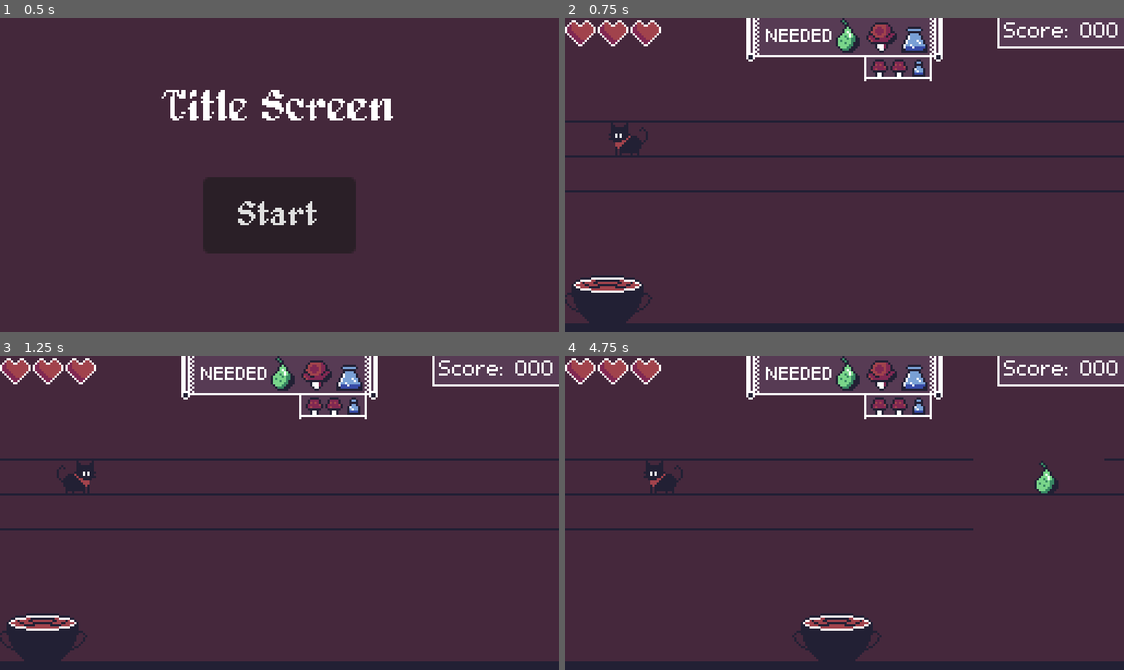
Above: before the commit, frames 1-4 (two rows, left to right).
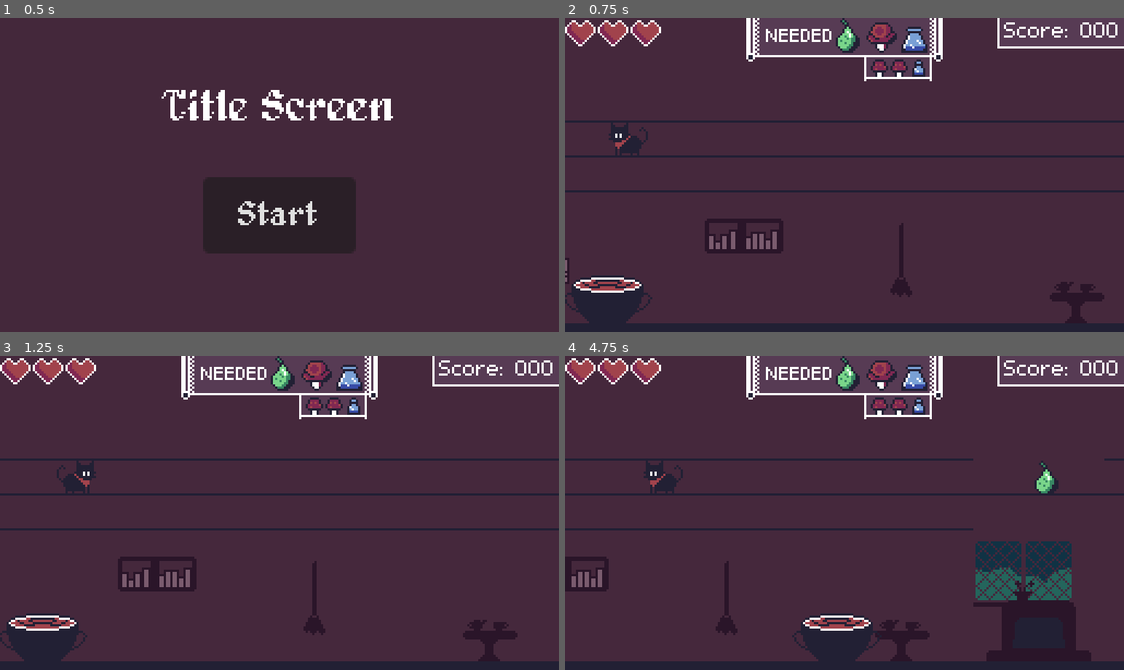
Above: after the commit, the same moments.

Repository: Bazooh/BlackCatJam
Game: Godot game, scene res://ui/menu.tscn
The game is run twice, just before and just after one commit, with the same random seed, the same clock (stepped at 60 frames per second) and the same inputs.
Inputs:
- Up to frame 1 (0.5 s): no input
- Up to frame 2 (0.75 s): click "Start" at 0.5 s
- Up to frame 3 (1.25 s): no input
- Up to frame 4 (4.75 s): hold Right (right) 1.28-2.03 s; hold S (down) 2.03-2.78 s; hold Right (right) 2.78-3.53 s; hold W (up) 3.53-4.28 s; hold A (left) from 4.28 s (still down)

Frame 1 is identical in both runs. In frame 2, 2.1% of the frame differs, in the area x 0-97%, y 63-98%; in frame 3, 2.0%; in frame 4, 6.7%, in the area x 0-95%, y 59-98%.

Commit message:
Decor + Bomb sprites

Diff:
--- a/entities/bomb.gd
+++ b/entities/bomb.gd
@@ -1,5 +1,6 @@
 class_name Bomb extends Area2D
 
+@onready var explosion: AnimatedSprite2D = $Explosion
 
 signal _physics_process_signal
 
@@ -23,4 +24,6 @@
 					if entity is Witch:
 						Game.witch.lose_life()
 
+	explosion.play()
+	await explosion.animation_finished
 	queue_free()
--- a/entities/bomb.tscn
+++ b/entities/bomb.tscn
@@ -1,18 +1,77 @@
-[gd_scene load_steps=4 format=3 uid="uid://bpb4yfso6j18e"]
+[gd_scene load_steps=12 format=3 uid="uid://bpb4yfso6j18e"]
 
 [ext_resource type="Script" path="res://entities/bomb.gd" id="1_fl0yf"]
-[ext_resource type="Texture2D" uid="uid://u3baaex6yseh" path="res://icon.svg" id="2_ytqd5"]
+[ext_resource type="Texture2D" uid="uid://drvr3cvwe7il8" path="res://art/items/Explosion.png" id="3_lf5ey"]
 
 [sub_resource type="CircleShape2D" id="CircleShape2D_pr2vy"]
-radius = 40.0125
+radius = 22.0
+
+[sub_resource type="AtlasTexture" id="AtlasTexture_3qdo2"]
+atlas = ExtResource("3_lf5ey")
+region = Rect2(0, 0, 60, 60)
+
+[sub_resource type="AtlasTexture" id="AtlasTexture_xynne"]
+atlas = ExtResource("3_lf5ey")
+region = Rect2(60, 0, 60, 60)
+
+[sub_resource type="AtlasTexture" id="AtlasTexture_lk5w7"]
+atlas = ExtResource("3_lf5ey")
+region = Rect2(120, 0, 60, 60)
+
+[sub_resource type="AtlasTexture" id="AtlasTexture_ebu07"]
+atlas = ExtResource("3_lf5ey")
+region = Rect2(180, 0, 60, 60)
+
+[sub_resource type="AtlasTexture" id="AtlasTexture_qqsc2"]
+atlas = ExtResource("3_lf5ey")
+region = Rect2(240, 0, 60, 60)
+
+[sub_resource type="AtlasTexture" id="AtlasTexture_q86tc"]
+atlas = ExtResource("3_lf5ey")
+region = Rect2(300, 0, 60, 60)
+
+[sub_resource type="AtlasTexture" id="AtlasTexture_fbg5f"]
+atlas = ExtResource("3_lf5ey")
+region = Rect2(360, 0, 60, 60)
+
+[sub_resource type="SpriteFrames" id="SpriteFrames_espj7"]
+animations = [{
+"frames": [{
+"duration": 1.0,
+"texture": SubResource("AtlasTexture_3qdo2")
+}, {
+"duration": 1.0,
+"texture": SubResource("AtlasTexture_xynne")
+}, {
+"duration": 1.0,
+"texture": SubResource("AtlasTexture_lk5w7")
+}, {
+"duration": 1.0,
+"texture": SubResource("AtlasTexture_ebu07")
+}, {
+"duration": 1.0,
+"texture": SubResource("AtlasTexture_qqsc2")
+}, {
+"duration": 1.0,
+"texture": SubResource("AtlasTexture_q86tc")
+}, {
+"duration": 1.0,
+"texture": SubResource("AtlasTexture_fbg5f")
+}],
+"loop": false,
+"name": &"default",
+"speed": 16.0
+}]
 
 [node name="Bomb" type="Area2D"]
 script = ExtResource("1_fl0yf")
 
 [node name="CollisionShape2D" type="CollisionShape2D" parent="."]
+position = Vector2(0, -13)
 shape = SubResource("CircleShape2D_pr2vy")
 
-[node name="Sprite2D" type="Sprite2D" parent="."]
-position = Vector2(-0.5, 2)
-scale = Vector2(0.460938, 0.421875)
-texture = ExtResource("2_ytqd5")
+[node name="Explosion" type="AnimatedSprite2D" parent="."]
+position = Vector2(0, -13)
+sprite_frames = SubResource("SpriteFrames_espj7")
+frame = 6
+frame_progress = 1.0
--- a/entities/items/utility/bomb.tscn
+++ b/entities/items/utility/bomb.tscn
@@ -1,14 +1,13 @@
 [gd_scene load_steps=4 format=3 uid="uid://dyt4b0nca25os"]
 
 [ext_resource type="PackedScene" uid="uid://dmjvmc6ltdaiu" path="res://entities/items/item.tscn" id="1_wewcm"]
-[ext_resource type="Texture2D" uid="uid://u3baaex6yseh" path="res://icon.svg" id="2_2cync"]
+[ext_resource type="Texture2D" uid="uid://b30u6q0ce4kx3" path="res://art/items/Bomb.png" id="2_d34mo"]
 [ext_resource type="Script" path="res://entities/items/effects/bomb.gd" id="2_ub6yp"]
 
 [node name="Bomb" instance=ExtResource("1_wewcm")]
 
 [node name="Sprite" parent="." index="0"]
-scale = Vector2(0.2, 0.2)
-texture = ExtResource("2_2cync")
+texture = ExtResource("2_d34mo")
 
 [node name="Bomb" type="Node" parent="Effects" index="1"]
 script = ExtResource("2_ub6yp")
--- /dev/null
+++ b/level/Background.gd
@@ -0,0 +1,41 @@
+extends Node2D
+
+@export var decor_density = 0.9
+
+var possible_decor : Array[PackedScene] = []
+@export var decor_offset : float = 10
+@export var floor_y = 140
+
+@export var decor_gap = 30
+
+
+func _ready():
+	for file in DirAccess.get_files_at("res://level/decor/"):
+		var decor: PackedScene = load("res://level/decor/" + file)
+		possible_decor.append(decor)
+
+func get_random_decor() -> PackedScene:
+	return possible_decor.pick_random()
+
+func generate_decor(x_pos: float, level_generator: LevelGenerator):
+	if not is_node_ready():
+		await ready
+
+	if possible_decor.size() == 0:
+		return
+
+
+	if decor_density == 0:
+		return
+
+	var current_x : float = 0
+
+	while current_x < level_generator.chunk_length * level_generator.platform_size:
+		if randf() < decor_density:
+			var decor : Decor = get_random_decor().instantiate() as Decor
+			decor.position.x = x_pos + current_x
+			decor.position.y = floor_y
+			decor.speed = level_generator.speed
+			get_tree().root.add_child(decor)
+			current_x += decor.sprite.get_rect().size.x
+		current_x += decor_gap + randf_range(0, 1) * decor_offset
--- /dev/null
+++ b/level/decor.gd
@@ -0,0 +1,16 @@
+class_name Decor extends Node2D
+
+@onready var sprite: Sprite2D = $Sprite
+@export var can_flip: bool = false
+
+var speed : float
+
+func _ready():
+	if can_flip and randf() < 0.5:
+		sprite.flip_h = true
+
+func _process(delta):
+	position.x -= speed * delta
+
+	if global_position.x < -sprite.get_rect().size.x / 2:
+		queue_free()
--- /dev/null
+++ b/level/decor.tscn
@@ -0,0 +1,12 @@
+[gd_scene load_steps=3 format=3 uid="uid://b3xiwobkvriq6"]
+
+[ext_resource type="Script" path="res://level/decor.gd" id="1_jfnnw"]
+[ext_resource type="Texture2D" uid="uid://dh57ubmh3qwk6" path="res://art/decor/decor_table.png" id="2_ykihq"]
+
+[node name="Decor" type="Node2D"]
+z_index = -1
+script = ExtResource("1_jfnnw")
+
+[node name="Sprite" type="Sprite2D" parent="."]
+position = Vector2(0, -10)
+texture = ExtResource("2_ykihq")
--- /dev/null
+++ b/level/decor/decor_broom.tscn
@@ -0,0 +1,10 @@
+[gd_scene load_steps=3 format=3 uid="uid://ck02d6sghcclj"]
+
+[ext_resource type="PackedScene" uid="uid://b3xiwobkvriq6" path="res://level/decor.tscn" id="1_lupmp"]
+[ext_resource type="Texture2D" uid="uid://dgqhr6gq4cs3e" path="res://art/decor/decor_broom.png" id="2_56uld"]
+
+[node name="Decor" instance=ExtResource("1_lupmp")]
+
+[node name="Sprite" parent="." index="0"]
+position = Vector2(0, -29)
+texture = ExtResource("2_56uld")
--- /dev/null
+++ b/level/decor/decor_chair.tscn
@@ -0,0 +1,11 @@
+[gd_scene load_steps=3 format=3 uid="uid://ba4io7pyqy5ad"]
+
+[ext_resource type="PackedScene" uid="uid://b3xiwobkvriq6" path="res://level/decor.tscn" id="1_mb1ke"]
+[ext_resource type="Texture2D" uid="uid://dd6d1nq6l3y6m" path="res://art/decor/decor_chair.png" id="2_tpb87"]
+
+[node name="Decor" instance=ExtResource("1_mb1ke")]
+can_flip = true
+
+[node name="Sprite" parent="." index="0"]
+position = Vector2(0, -8)
+texture = ExtResource("2_tpb87")
--- /dev/null
+++ b/level/decor/decor_desk_cat.tscn
@@ -0,0 +1,10 @@
+[gd_scene load_steps=3 format=3 uid="uid://c5a7soxnan7iu"]
+
+[ext_resource type="PackedScene" uid="uid://b3xiwobkvriq6" path="res://level/decor.tscn" id="1_yfly3"]
+[ext_resource type="Texture2D" uid="uid://dxcb2tiwyrmm" path="res://art/decor/decor_desk_cat.png" id="2_a8ol2"]
+
+[node name="Decor" instance=ExtResource("1_yfly3")]
+
+[node name="Sprite" parent="." index="0"]
+position = Vector2(0, -15)
+texture = ExtResource("2_a8ol2")
--- /dev/null
+++ b/level/decor/decor_fireplace.tscn
@@ -0,0 +1,11 @@
+[gd_scene load_steps=3 format=3 uid="uid://bibqhaby3xol4"]
+
+[ext_resource type="PackedScene" uid="uid://b3xiwobkvriq6" path="res://level/decor.tscn" id="1_46q2o"]
+[ext_resource type="Texture2D" uid="uid://d2ku1mh870sfa" path="res://art/decor/decor_fireplace.png" id="2_l4a3u"]
+
+[node name="Decor" instance=ExtResource("1_46q2o")]
+can_flip = true
+
+[node name="Sprite" parent="." index="0"]
+position = Vector2(0, -19)
+texture = ExtResource("2_l4a3u")
--- /dev/null
+++ b/level/decor/decor_ladder.tscn
@@ -0,0 +1,10 @@
+[gd_scene load_steps=3 format=3 uid="uid://bmsgeblk1bqma"]
+
+[ext_resource type="PackedScene" uid="uid://b3xiwobkvriq6" path="res://level/decor.tscn" id="1_71uay"]
+[ext_resource type="Texture2D" uid="uid://i36uyv2bg3jf" path="res://art/decor/decor_ladder.png" id="2_ax7wy"]
+
+[node name="Decor" instance=ExtResource("1_71uay")]
+
+[node name="Sprite" parent="." index="0"]
+position = Vector2(0, -26)
+texture = ExtResource("2_ax7wy")
--- /dev/null
+++ b/level/decor/decor_painting0.tscn
@@ -0,0 +1,10 @@
+[gd_scene load_steps=3 format=3 uid="uid://bqjym5lmynyrx"]
+
+[ext_resource type="PackedScene" uid="uid://b3xiwobkvriq6" path="res://level/decor.tscn" id="1_y35x6"]
+[ext_resource type="Texture2D" uid="uid://dclvmnfiws5bv" path="res://art/decor/decor_painting_0.png" id="2_xv7mr"]
+
+[node name="Decor" instance=ExtResource("1_y35x6")]
+
+[node name="Sprite" parent="." index="0"]
+position = Vector2(0, -24)
+texture = ExtResource("2_xv7mr")
--- /dev/null
+++ b/level/decor/decor_painting1.tscn
@@ -0,0 +1,10 @@
+[gd_scene load_steps=3 format=3 uid="uid://dj6x46wwhixt6"]
+
+[ext_resource type="PackedScene" uid="uid://b3xiwobkvriq6" path="res://level/decor.tscn" id="1_18218"]
+[ext_resource type="Texture2D" uid="uid://cpnjy1662m126" path="res://art/decor/decor_painting_1.png" id="2_gvsn3"]
+
+[node name="Table" instance=ExtResource("1_18218")]
+
+[node name="Sprite" parent="." index="0"]
+position = Vector2(0, -24)
+texture = ExtResource("2_gvsn3")
--- /dev/null
+++ b/level/decor/decor_painting2.tscn
@@ -0,0 +1,10 @@
+[gd_scene load_steps=3 format=3 uid="uid://ddau5tbhvkifk"]
+
+[ext_resource type="PackedScene" uid="uid://b3xiwobkvriq6" path="res://level/decor.tscn" id="1_c2rh2"]
+[ext_resource type="Texture2D" uid="uid://cjfemuhfof4r5" path="res://art/decor/decor_painting_2.png" id="2_t2gcn"]
+
+[node name="Table" instance=ExtResource("1_c2rh2")]
+
+[node name="Sprite" parent="." index="0"]
+position = Vector2(0, -24)
+texture = ExtResource("2_t2gcn")
--- /dev/null
+++ b/level/decor/decor_table.tscn
@@ -0,0 +1,6 @@
+[gd_scene load_steps=2 format=3 uid="uid://cifypfwiwy2jm"]
+
+[ext_resource type="PackedScene" uid="uid://b3xiwobkvriq6" path="res://level/decor.tscn" id="1_nt4jr"]
+
+[node name="Table" instance=ExtResource("1_nt4jr")]
+can_flip = true
--- /dev/null
+++ b/level/decor/decor_wallshelf.tscn
@@ -0,0 +1,11 @@
+[gd_scene load_steps=3 format=3 uid="uid://dxw6vwd4o2ukp"]
+
+[ext_resource type="PackedScene" uid="uid://b3xiwobkvriq6" path="res://level/decor.tscn" id="1_us2gn"]
+[ext_resource type="Texture2D" uid="uid://fvotljtjmya1" path="res://art/decor/decor_wallshelf.png" id="2_6ey3m"]
+
+[node name="Decor" instance=ExtResource("1_us2gn")]
+can_flip = true
+
+[node name="Sprite" parent="." index="0"]
+position = Vector2(0, -40)
+texture = ExtResource("2_6ey3m")
--- /dev/null
+++ b/level/decor/decor_winding_rectangle.tscn
@@ -0,0 +1,10 @@
+[gd_scene load_steps=3 format=3 uid="uid://cunchnlivvm17"]
+
+[ext_resource type="PackedScene" uid="uid://b3xiwobkvriq6" path="res://level/decor.tscn" id="1_yx2qy"]
+[ext_resource type="Texture2D" uid="uid://dtocw5prxlpai" path="res://art/decor/decor_window_rectangle.png" id="2_t4jsa"]
+
+[node name="Window" instance=ExtResource("1_yx2qy")]
+
+[node name="Sprite" parent="." index="0"]
+position = Vector2(0, -41)
+texture = ExtResource("2_t4jsa")
--- /dev/null
+++ b/level/decor/decor_window_round.tscn
@@ -0,0 +1,10 @@
+[gd_scene load_steps=3 format=3 uid="uid://c7g2ikfswpllw"]
+
+[ext_resource type="PackedScene" uid="uid://b3xiwobkvriq6" path="res://level/decor.tscn" id="1_7074t"]
+[ext_resource type="Texture2D" uid="uid://58u77k3n0wha" path="res://art/decor/decor_window_round.png" id="2_5frbk"]
+
+[node name="Window" instance=ExtResource("1_7074t")]
+
+[node name="Sprite" parent="." index="0"]
+position = Vector2(0, -41)
+texture = ExtResource("2_5frbk")
--- a/level/level.tscn
+++ b/level/level.tscn
@@ -3,12 +3,12 @@
 [ext_resource type="Texture2D" uid="uid://bhiyt42ads85e" path="res://art/temp/temp_BG.png" id="2_3ca08"]
 [ext_resource type="PackedScene" uid="uid://cb2hdwexp722o" path="res://entities/witch.tscn" id="2_b1rdj"]
 [ext_resource type="PackedScene" uid="uid://ddybujrdaso0e" path="res://entities/cat.tscn" id="2_xf2dh"]
-[ext_resource type="Script" path="res://level/level_generator.gd" id="4_dyxyi"]
+[ext_resource type="PackedScene" uid="uid://clkdw6j2unffi" path="res://level/level_generator.tscn" id="4_3e6vs"]
 [ext_resource type="PackedScene" uid="uid://7vqh7xmpflq7" path="res://ui/recipe.tscn" id="5_pieq3"]
 [ext_resource type="PackedScene" uid="uid://bidto5x2w5glf" path="res://ui/lives.tscn" id="6_4f633"]
 [ext_resource type="PackedScene" uid="uid://clggs6ymegb8h" path="res://ui/game_over.tscn" id="7_nc0dy"]
-[ext_resource type="PackedScene" path="res://ui/pause.tscn" id="8_xqhhv"]
-[ext_resource type="PackedScene" path="res://ui/score.tscn" id="9_pk0c4"]
+[ext_resource type="PackedScene" uid="uid://dc5nk4o0sndt5" path="res://ui/pause.tscn" id="8_xqhhv"]
+[ext_resource type="PackedScene" uid="uid://caxbfilv8f53l" path="res://ui/score.tscn" id="9_pk0c4"]
 [ext_resource type="Script" path="res://ui/score.gd" id="10_ijkxw"]
 
 [node name="Level" type="Node2D"]
@@ -24,10 +24,7 @@
 
 [node name="Witch" parent="." instance=ExtResource("2_b1rdj")]
 
-[node name="Platforms" type="Node2D" parent="." node_paths=PackedStringArray("witch")]
-script = ExtResource("4_dyxyi")
-platform_density = 0.6
-grid_y_offset = 48
+[node name="Platforms" parent="." node_paths=PackedStringArray("witch") instance=ExtResource("4_3e6vs")]
 witch = NodePath("../Witch")
 
 [node name="UI" type="Control" parent="."]
--- a/level/level_generator.gd
+++ b/level/level_generator.gd
@@ -24,6 +24,7 @@
 
 @onready var grid: Array = init_grid()
 @onready var platform_size: float = platform_node.instantiate().get_node("CollisionShape2D").shape.get_rect().size.x
+@onready var background: Node2D = $Background
 
 var item_nodes: Array = []
 var platforms: Array = []
@@ -114,7 +115,6 @@
 func generate_chunk(idx: int) -> void:
 	var chunk_grid: Array = generate_chunk_grid()
 
-
 	for x in range(chunk_length):
 		for y in range(height):
 			grid[idx*chunk_length + x][y] = chunk_grid[x][y]
@@ -127,6 +127,8 @@
 				add_child(item)
 
 	chunk_number += 1
+	background.generate_decor((idx*chunk_length * platform_size), self)
+
 
 func move_grid() -> void:
 	for y in range(height):
--- /dev/null
+++ b/level/level_generator.tscn
@@ -0,0 +1,21 @@
+[gd_scene load_steps=3 format=3 uid="uid://clkdw6j2unffi"]
+
+[ext_resource type="Script" path="res://level/level_generator.gd" id="1_q0e0o"]
+[ext_resource type="Script" path="res://level/Background.gd" id="2_dmka4"]
+
+[node name="Platforms" type="Node2D"]
+script = ExtResource("1_q0e0o")
+platform_density = 0.6
+grid_y_offset = 48
+
+[node name="Background" type="Node2D" parent="."]
+script = ExtResource("2_dmka4")
+
+[node name="Background2" type="Node2D" parent="."]
+script = ExtResource("2_dmka4")
+
+[node name="Background3" type="Node2D" parent="."]
+script = ExtResource("2_dmka4")
+
+[node name="Background4" type="Node2D" parent="."]
+script = ExtResource("2_dmka4")
Binary file added: art/decor/decor_broom.png
Not shown, added: art/decor/decor_broom.png.import
Binary file added: art/decor/decor_chair.png
Not shown, added: art/decor/decor_chair.png.import
Binary file added: art/decor/decor_desk_cat.png
Not shown, added: art/decor/decor_desk_cat.png.import
Binary file added: art/decor/decor_door.png
Not shown, added: art/decor/decor_door.png.import
Binary file added: art/decor/decor_fireplace.png
Not shown, added: art/decor/decor_fireplace.png.import
Binary file added: art/decor/decor_ladder.png
Not shown, added: art/decor/decor_ladder.png.import
(and 18 more such lines)
